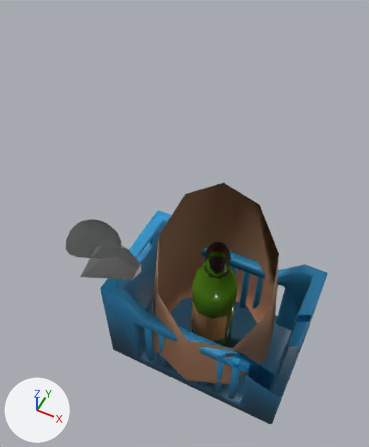
A saved change to the Blender file src/features/player/assets/models/simple/guy.blend.
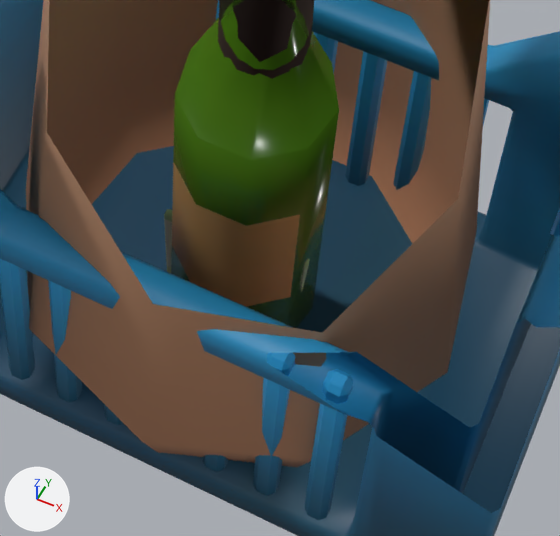
Old and new are each drawn whole from a 50 mm camera at (0.433, -1.147, 2.214) aimed at (-0.12, -0.041, 0.831) and again close up on the part from 39% to 81% of the width and 58% to 90% of the height. Every picture has the same lights, and +X, +Y and +Z are marked at lower left. The first two pictures are the older version. Everything nearer to the camera than a plane just in front of the edit is cut away.

Objects in the first close-up: 'Bat', 'Body', 'Crate', 'WineBottle' and 1 more.
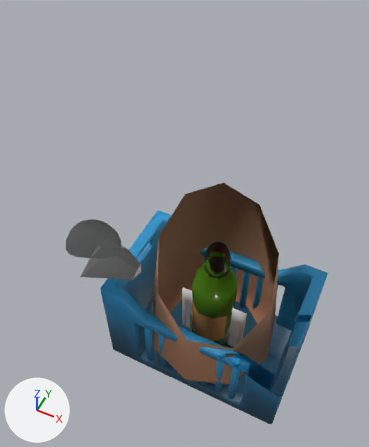
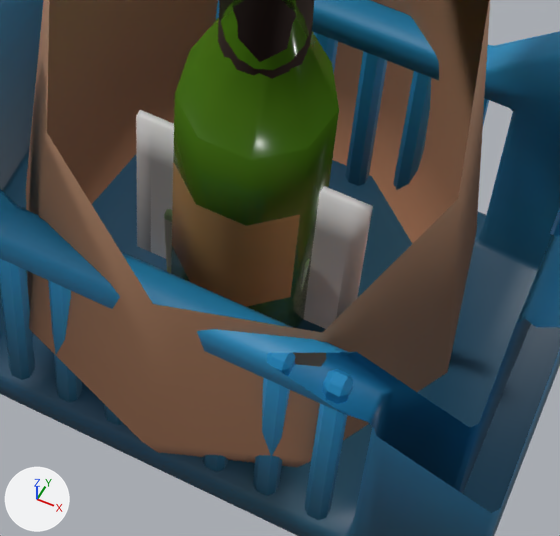
Pixel boxes (x1, y1, x2, y2) of what changed, in the close-ups (560 x 536 px):
```json
{"object": "Plane", "change": "added", "after": [136, 110, 373, 329], "faces in mat_gradient": [136, 110, 373, 319], "faces in mat_photo (white #e7e7e7)": [151, 159, 348, 329]}
```

The change, as JSON lines over the scene's bpy script:
```json
{"op": "add", "block": "mat_photo", "code": ["mat_photo = principled_material('Photo')", "mat_photo.base_color = (0.8, 0.8, 0.8)  # white #e7e7e7"]}
{"op": "add", "block": "me_plane", "code": ["me_plane = bpy.data.meshes.new('Plane')", "me_plane.from_pydata(...)  # 32 vertices, 30 faces; spans x -0.15..0.15, y -0.005..0.005, z 0.0..0.35", "me_plane.polygons.foreach_set('use_smooth', [True] * 30)", "# faces by material slot: [28, 2]", "me_plane.materials.append(mat_gradient)", "me_plane.materials.append(mat_photo)  # white #e7e7e7"]}
{"op": "add", "block": "ob_plane", "code": ["ob_plane = bpy.data.objects.new('Plane', me_plane)", "ob_plane.location = (0.0, 0.0, 0.0)"]}
```
